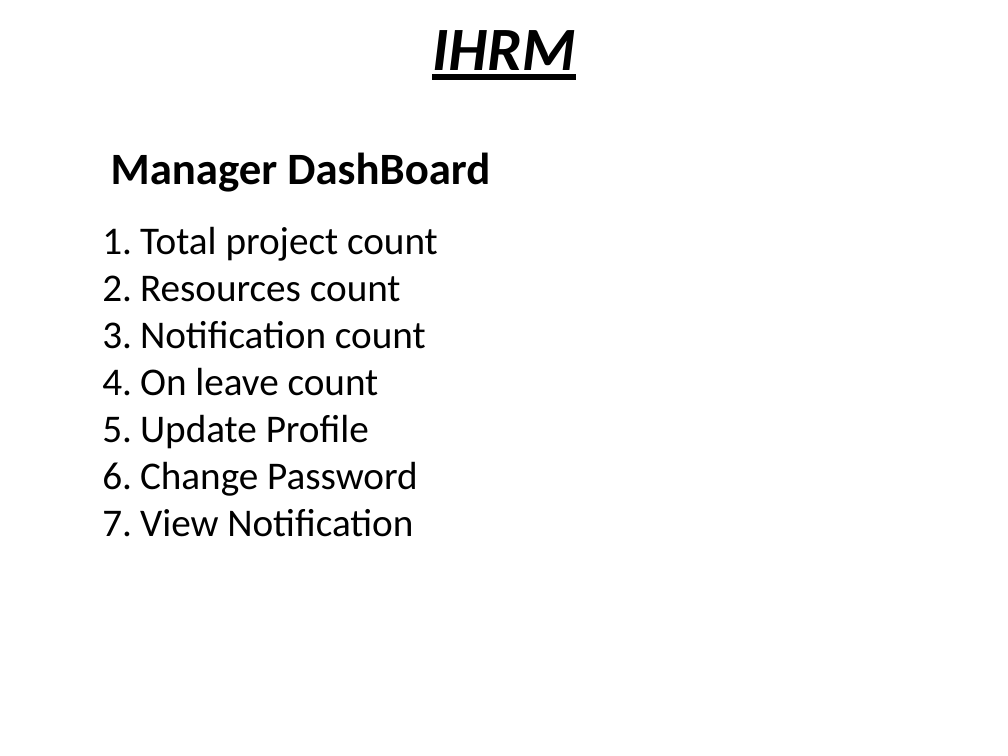
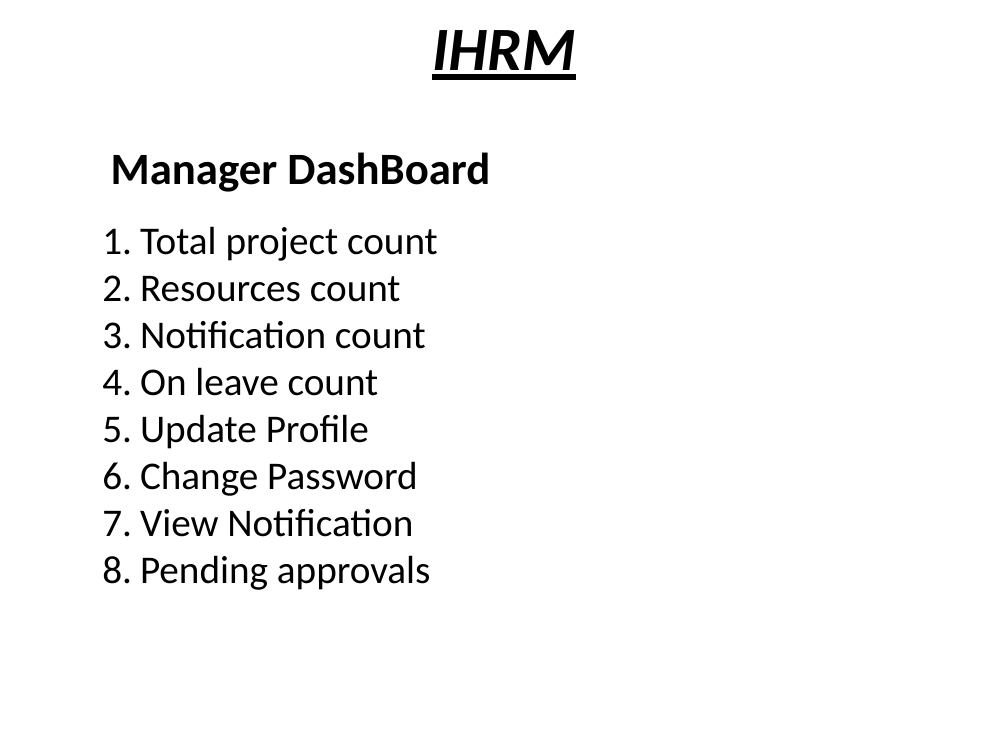
Before and after one commit to Thejesh-ivoyant/ihrm, a slide deck: slide 2 of IHRM ppt.pptx. Drawn at 1008x756 pixels with LibreOffice and Linux fonts; fonts in the diff are those of the drawing. Boxes give left, top, right and bottom in pixels: in the first picture for what was removed or moved away, otherwise in the second. Text is boxed around its words. In the diff, an @@ line names an element or a change of style, - is before the commit and + after.

```diff
--- a/IHRM ppt.pptx
+++ b/IHRM ppt.pptx
@@ text at (140, 555, 431, 590): paragraph added @@
+8. Pending approvals
```
Also in this commit, not shown: 3 other slides changed, 3 other files.
